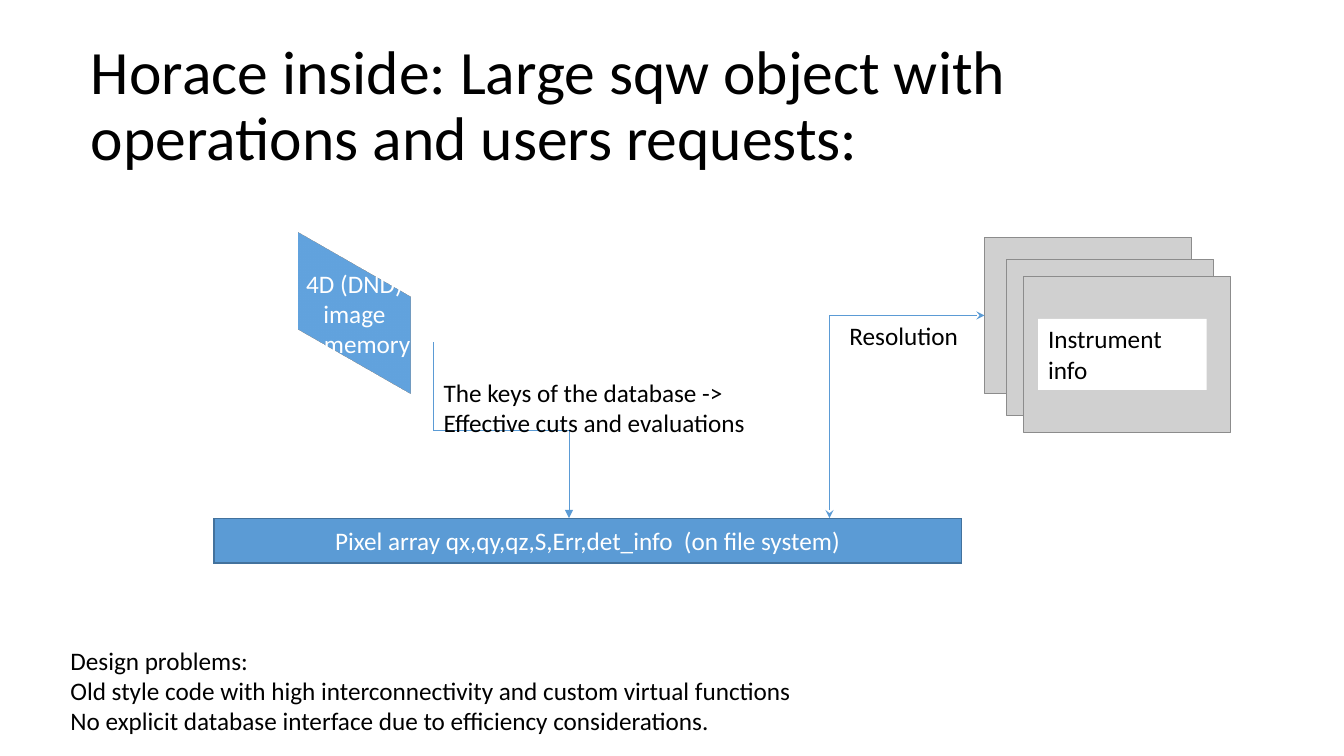
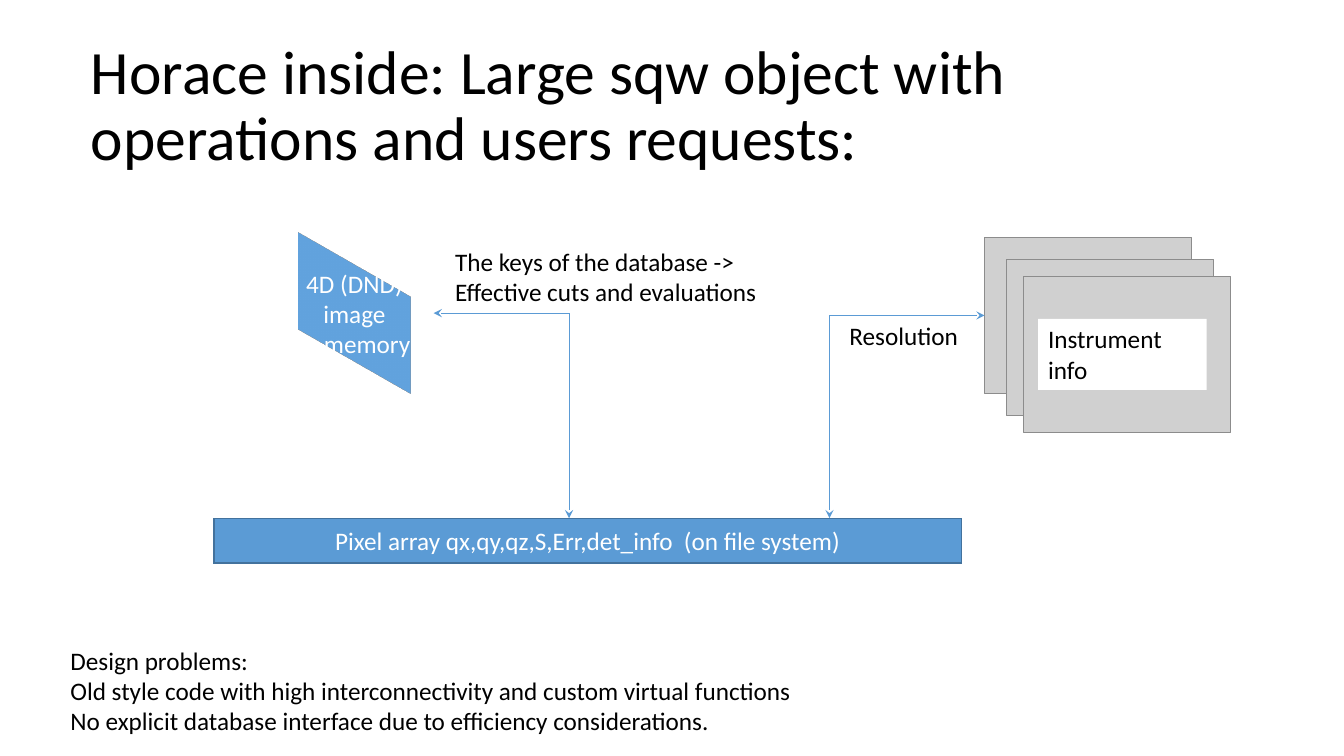
Before and after one commit to pace-neutrons/Horace, a slide deck: slide 3 of documentation/design_forV4/Horace&PACE.pptx. Drawn at 1344x756 pixels with LibreOffice and Linux fonts; fonts in the diff are those of the drawing; grey boxes stand for pictures. Boxes give left, top, right and bottom in pixels: in the first picture for what was removed or moved away, otherwise in the second. Text is boxed around its words. In the diff, an @@ line names an element or a change of style, - is before the commit and + after.

Commit message:
Re #1 last minutes minor changes to users documentation

```diff
--- a/documentation/design_forV4/Horace&PACE.pptx
+++ b/documentation/design_forV4/Horace&PACE.pptx
@@ text "The keys of the database ..." rewrapped from bbox=[444, 384, 745, 439] to bbox=[455, 253, 756, 302] @@
@@ elbow arrow moved from (434, 343) - (570, 518) to (434, 314) - (570, 518) @@
@@ elbow arrow (434, 314) - (570, 518): elbow arrow to elbow double arrow @@
```
Also in this commit, not shown: 3 other slides changed.
